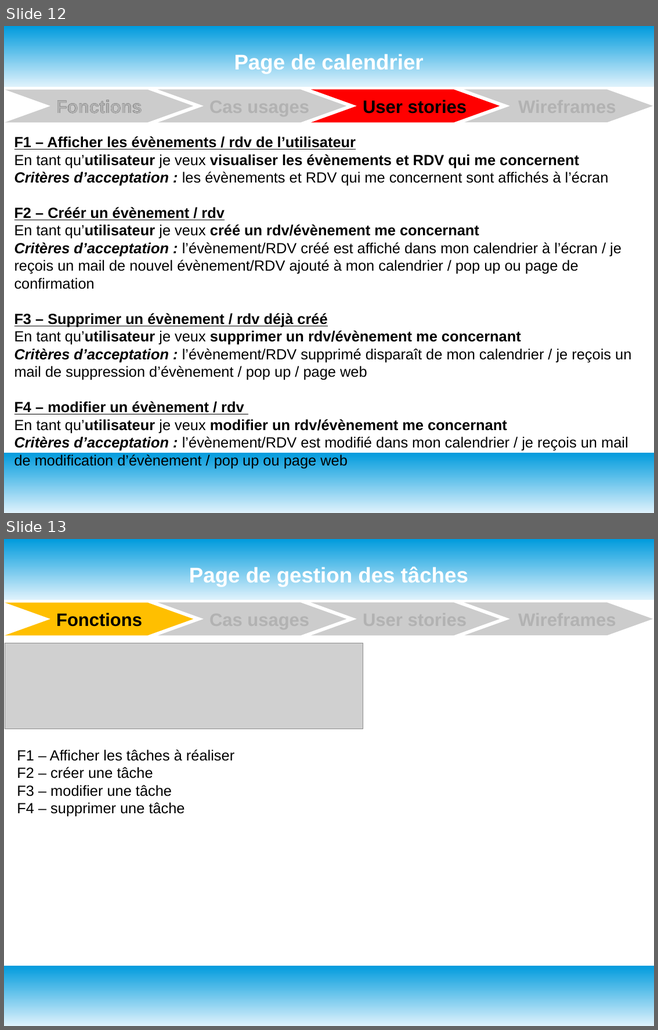
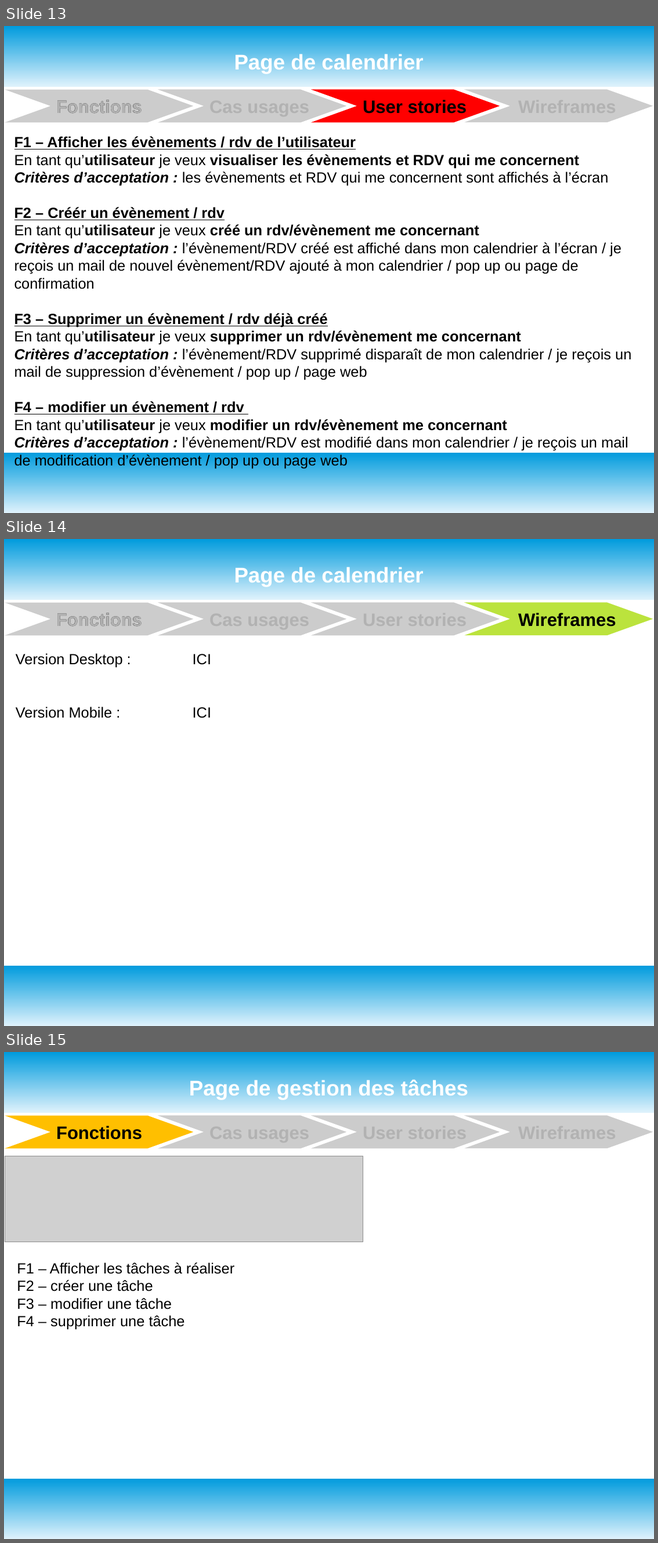
Before and after one commit to oliviersamin/P3_DesignezApplicationPythonAdapt-eBesoinsClient, a slide deck: P3_documentTravail.odp. Shown one above the other, each under a label of ours: slides 12 and 13 before the commit, slides 13, 14 and 15 after it. The pictures are 658x1030 and 658x1543 pixels, drawn with LibreOffice and Linux fonts; fonts in the diff are those of the drawing; grey boxes stand for pictures. Boxes give left, top, right and bottom in pixels: in the first picture for what was removed or moved away, otherwise in the second. Text is boxed around its words. In the diff, an @@ line names an element or a change of style, - is before the commit and + after.

Commit message:
Ajout des premiers WireFrames pour Desktop

```diff
--- a/P3_documentTravail.odp
+++ b/P3_documentTravail.odp
@@ slide 14 added at (4, 539, 654, 1026), background #FFFFFF; not listed: 2 template elements that a slide beside it also shows @@
@@ title added at (234, 566, 423, 587), 26 pt, text #FFFFFF, bold @@
+Page de calendrier
@@ freeform shape added at (5, 603, 193, 636), fill #CCCCCC @@
@@ text added at (50, 605, 170, 631), 22 pt, text #B2B2B2, bold @@
+Fonctions
@@ freeform shape added at (158, 603, 346, 636), fill #CCCCCC @@
@@ freeform shape added at (311, 603, 500, 636), fill #CCCCCC @@
@@ freeform shape added at (465, 603, 653, 636), fill #BBE33D @@
@@ text added at (56, 613, 142, 627), 22 pt, text #000000, bold @@
+Fonctions
@@ text added at (518, 613, 615, 627), 22 pt, text #000000, bold @@
+Wireframes
@@ text added at (16, 653, 211, 718), 18 pt, text #000000 @@
+Version Desktop : ICI
+Version Mobile : ICI
@@ what was slide 12 is now slide 13 @@
@@ what was slide 13 is now slide 15 @@
```
Also in this commit, not shown: 1 slide changed, 3 other slides added.
